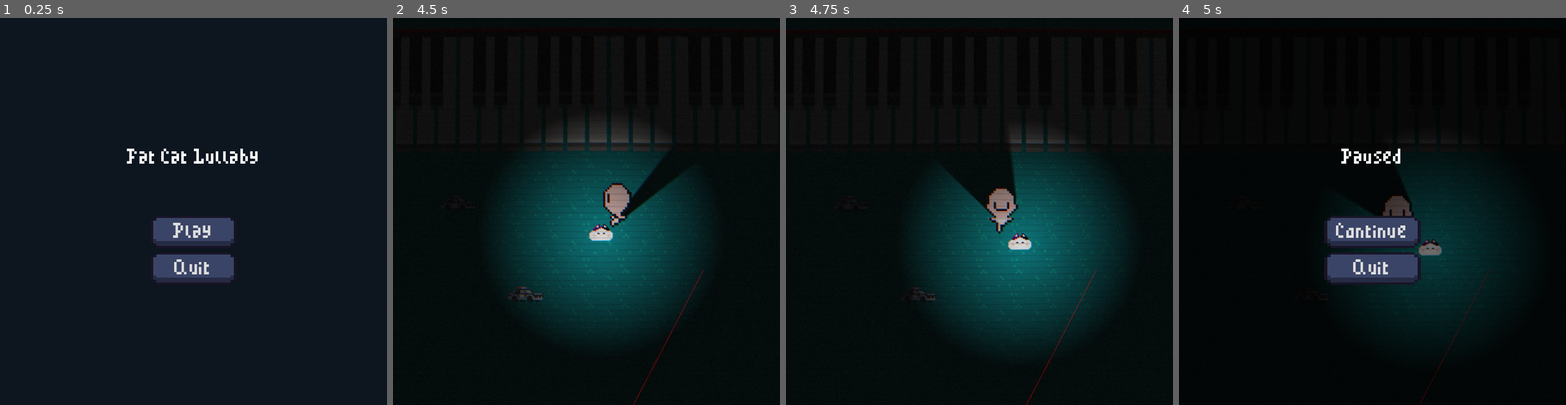
Above: before the commit, frames 1-4 (left to right).
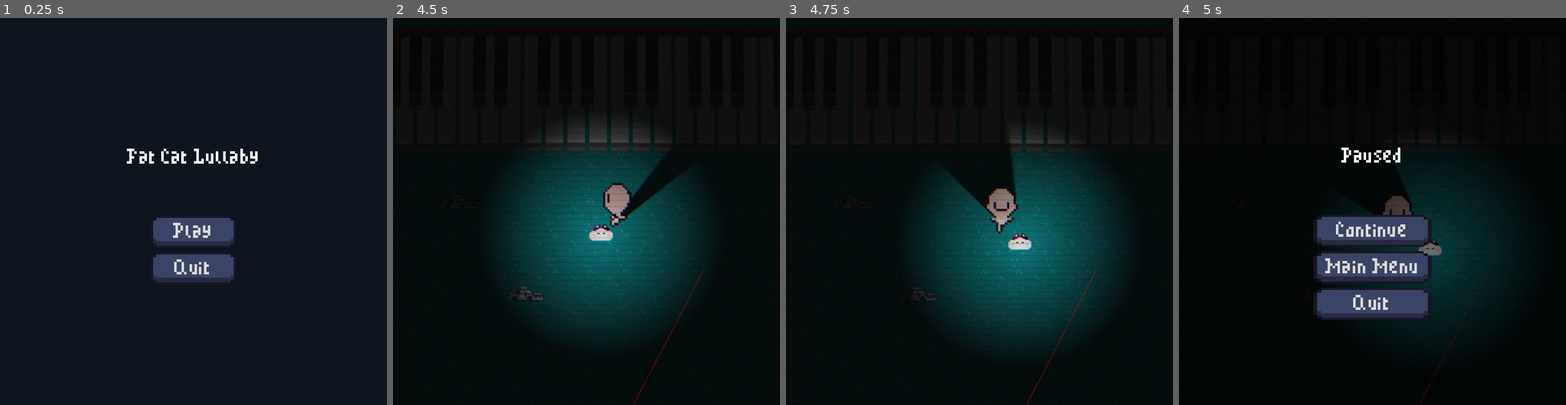
Above: after the commit, the same moments.

Repository: Sooshimi/fat-cat-lullaby
Game: Godot game, scene res://scenes/ui/main_menu.tscn
The game is run twice, just before and just after one commit, with the same random seed, the same clock (stepped at 60 frames per second) and the same inputs.
Inputs (mouse positions are in pixels of both pictures, inside the frame that each line leads up to):
- Up to frame 1 (0.25 s): no input
- Up to frame 2 (4.5 s): click "Play" at 0.5 s; tap Enter at 1.25 s; move the mouse to (671, 192) at 1.27 s; click (671, 192) at 1.35 s; tap Space (jump) at 1.52, 2.27, 3.77 s; move the mouse to (509, 230) at 2.02 s; click (509, 230) at 2.1 s; move the mouse to (625, 126) at 2.77 s; click (625, 126) at 2.85 s; move the mouse to (567, 288) at 3.52 s; click (567, 288) at 3.6 s; move the mouse to (702, 269) at 4.27 s; click (702, 269) at 4.35 s
- Up to frame 3 (4.75 s): tap Space (jump) at 4.52 s
- Up to frame 4 (5 s): tap Escape (escape) at 4.9 s

Frames 1-3 are identical in both runs. In frame 4, 4.3% of the frame differs, in the area x 34-66%, y 33-79%.

Commit message:
Add main menu button to pause menu

Diff:
--- a/scenes/ui/pause_menu.gd
+++ b/scenes/ui/pause_menu.gd
@@ -8,5 +8,9 @@
 	Input.set_mouse_mode(Input.MOUSE_MODE_HIDDEN)
 	hide()
 
+func _on_main_menu_pressed():
+	get_tree().paused = false
+	get_tree().change_scene_to_file("res://scenes/ui/main_menu.tscn")
+
 func _on_quit_pressed() -> void:
 	get_tree().quit()
--- a/scenes/ui/pause_menu.tscn
+++ b/scenes/ui/pause_menu.tscn
@@ -61,13 +61,23 @@
 text = "Continue"
 
 [node name="MarginContainer2" type="MarginContainer" parent="MarginContainer/VBoxContainer/VBoxContainer"]
+custom_minimum_size = Vector2(110, 30)
+layout_mode = 2
+
+[node name="MainMenu" type="Button" parent="MarginContainer/VBoxContainer/VBoxContainer/MarginContainer2"]
+layout_mode = 2
+theme = ExtResource("1_7ya8j")
+text = "Main Menu"
+
+[node name="MarginContainer3" type="MarginContainer" parent="MarginContainer/VBoxContainer/VBoxContainer"]
 custom_minimum_size = Vector2(70, 30)
 layout_mode = 2
 
-[node name="Quit" type="Button" parent="MarginContainer/VBoxContainer/VBoxContainer/MarginContainer2"]
+[node name="Quit" type="Button" parent="MarginContainer/VBoxContainer/VBoxContainer/MarginContainer3"]
 layout_mode = 2
 theme = ExtResource("1_7ya8j")
 text = "Quit"
 
 [connection signal="pressed" from="MarginContainer/VBoxContainer/VBoxContainer/MarginContainer/Continue" to="." method="_on_continue_pressed"]
-[connection signal="pressed" from="MarginContainer/VBoxContainer/VBoxContainer/MarginContainer2/Quit" to="." method="_on_quit_pressed"]
+[connection signal="pressed" from="MarginContainer/VBoxContainer/VBoxContainer/MarginContainer2/MainMenu" to="." method="_on_main_menu_pressed"]
+[connection signal="pressed" from="MarginContainer/VBoxContainer/VBoxContainer/MarginContainer3/Quit" to="." method="_on_quit_pressed"]
